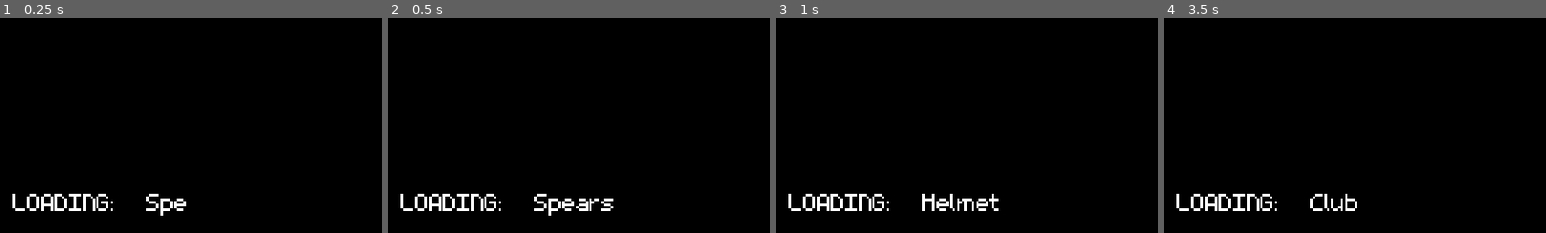
Above: before the commit, frames 1-4 (left to right).
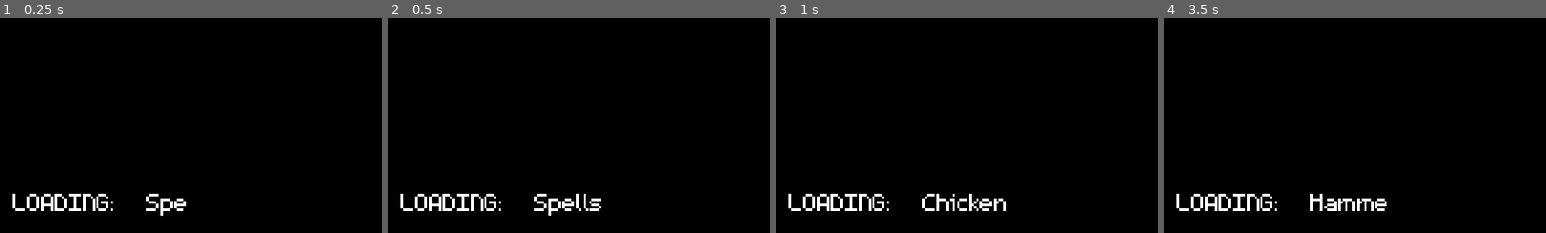
Above: after the commit, the same moments.

Repository: ChrisGlenn/Taelus
Game: Godot game, scene res://Scenes/System/Loading/loading.tscn
Same seed, same stepped clock (60 frames per second), same inputs: the game is played once before the commit and once after it. This scene is started directly instead of the project's main scene.
Inputs:
- Up to frame 1 (0.25 s): no input
- Up to frame 2 (0.5 s): no input
- Up to frame 3 (1 s): no input
- Up to frame 4 (3.5 s): no input
The pictures show only the part of the screen within x 36-86%, y 50-100%; the shares and areas given below are measured in that part.

Frame 1 is identical in both runs. In frame 2, 0.3% of the frame differs, in the area x 49-59%, y 81-90%; in frame 3, 0.7%, in the area x 38-61%, y 81-90%; in frame 4, 0.7%.

Commit message:
2/12/2024 NIGHT

Diff:
--- /dev/null
+++ b/Scenes/Player/player.tscn
@@ -0,0 +1,5 @@
+[gd_scene format=3 uid="uid://kb8w3m8qiyh3"]
+
+[node name="Player" type="CharacterBody2D"]
+
+[node name="CollisionShape2D" type="CollisionShape2D" parent="."]
--- a/Scenes/System/Loading/loading.gd
+++ b/Scenes/System/Loading/loading.gd
@@ -40,9 +40,10 @@
 			# FOR NOW SPAWNS MALE NORTHERNER
 			# generate a random year/month/day
 			Globals.year = RNG.randi_range(198,370)
-			Globals.month = RNG.randi_range(1,Globals.months.size())
-			Globals.day = RNG.randi_range(1,16)
-			print(str(Globals.year," ",Globals.months[Globals.month])," ",Globals.day)
+			Globals.month = RNG.randi_range(1,Dates.Data.size()-1)
+			Globals.day = RNG.randi_range(1,18)
+			print(str(Globals.year," ",Dates.Data[Globals.month].name)," ",Globals.day)
+			# generate royal family
 			loaded = true # set loaded
 		else:
 			# countdown the timer to pad out the laoding screen
--- a/Scenes/System/Loading/loading.tscn
+++ b/Scenes/System/Loading/loading.tscn
@@ -5,7 +5,7 @@
 
 [node name="Loading" type="Node2D"]
 script = ExtResource("1_31yxu")
-load_terms = ["Spears", "Mines", "Helmets", "Swords", "Bows" …(467 unchanged characters)… "Bears", "One Dragon", "Kings", "Queens"]
+load_terms = ["Spears", "Mines", "Helmets", "Swords", "Bows" …(467 unchanged characters)… "Bears", "One Dragon", "Kings", "Queens", "Princesses", "Princes"]
 loading_timer = 300
 
 [node name="Background" type="ColorRect" parent="."]
--- a/Scripts/Dates.gd
+++ b/Scripts/Dates.gd
@@ -1,12 +1,54 @@
 class_name Dates
 
-const Database = {
-	"Morn's Light" : {
+const Data = [
+	{
+		"name" : "Morns Light",
 		"season" : "Winter",
 		"days" : 28
 	},
-	"Inabar's Dance" : {
+	{
+		"name" : "Inabar's Dance",
+		"season" : "Winter",
+		"days" : 22
+	},
+	{
+		"name" : "Ransfir",
+		"season" : "Spring",
+		"days" : 26
+	},
+	{
+		"name" : "Gundar's Wake",
+		"season" : "Spring",
+		"days" : 29
+	},
+	{
+		"name" : "Noruv's Fire",
+		"season" : "Summer",
+		"days" : 30
+	},
+	{
+		"name" : "Sunsfir",
+		"season" : "Summer",
+		"days" : 24
+	},
+	{
+		"name" : "Bloodmun",
+		"season" : "Summer",
+		"days" : 26
+	},
+	{
+		"name" : "Harvest Fall",
+		"season" : "Fall",
+		"days" : 24
+	},
+	{
+		"name" : "First Frost",
+		"season" : "Fall",
+		"days" : 25
+	},
+	{
+		"name" : "Night's Fall",
 		"season" : "Winter",
 		"days" : 22
 	}
-}
+]
--- a/Scripts/Globals.gd
+++ b/Scripts/Globals.gd
@@ -11,7 +11,6 @@
 var hour: int = 9 # defaults to 9am
 var minutes: int = 0 # defaults to 0 resets at 60
 var seconds: int = 0 # starts at 0 resets at 60
-var months = ["Morns Light","Inabar's Dance","Ransfir","Gundar's Wake","Noruv's Fire","Sunsfir","Bloodmun","Harvest Fall","First Frost","Night's Fall"]
 var month_max_days = [28,22,26,29,30,24,26,24,25,22]
 var seasons = ["Winter","Spring","Summer","Fall"]
 var days_in_game = 0
--- a/Scripts/Inventory.gd
+++ b/Scripts/Inventory.gd
@@ -1,5 +1,28 @@
 class_name Inventory
 
+#[
+	#{"item": 0},
+	#{"item": 1,"control": "sel_drink","name": "WATERSKIN","desc": "A waterskin made of leather.","amnt": 5,"max_amnt": 5,"min_amnt": -4,"weight": 0.2,"type": "CONSUME","func_one": [1,50.0],"func_two": [0],"func_three": [0]},
+	#{"item": 2,"control": "sel_eat","name": "RATION","desc": "A bowl of food.","amnt": 1,"max_amnt": 99,"min_amnt": 0,"weight": 0.5,"type": "CONSUME","func_one": [1,30.0],"func_two": [0],"func_three": [0]},
+	#{"item": 257,"control": "sel_equip","name": "RAGGY CLOTHES","desc": "Old raggy clothing.","amnt": 1,"max_amnt": 1,"min_amnt": 0,"weight": 1,"type": "EQUIP","func_one": [],"func_two": [],"func_three": []}
+#]
+
 var Database = {
+	"null" = {
+		"name" = "",
+		"description" = "",
+		"frame" = 0,
+		"weight" = 0,
+		"value" = 0
+	},
+	"leather bottle" = {
+		"name" = "leather bottle",
+		"description" = "A bottle made of leather.",
+		"frame" = 1,
+		"weight" = 0.5,
+		"value" = 10
+	}
+}
 
-}
+static func equip():
+	print("Equipping!!!")
Binary file added: Sprites/Characters/Taelus-Players.png
Not shown, added: Sprites/Characters/Taelus-Players.png.import
